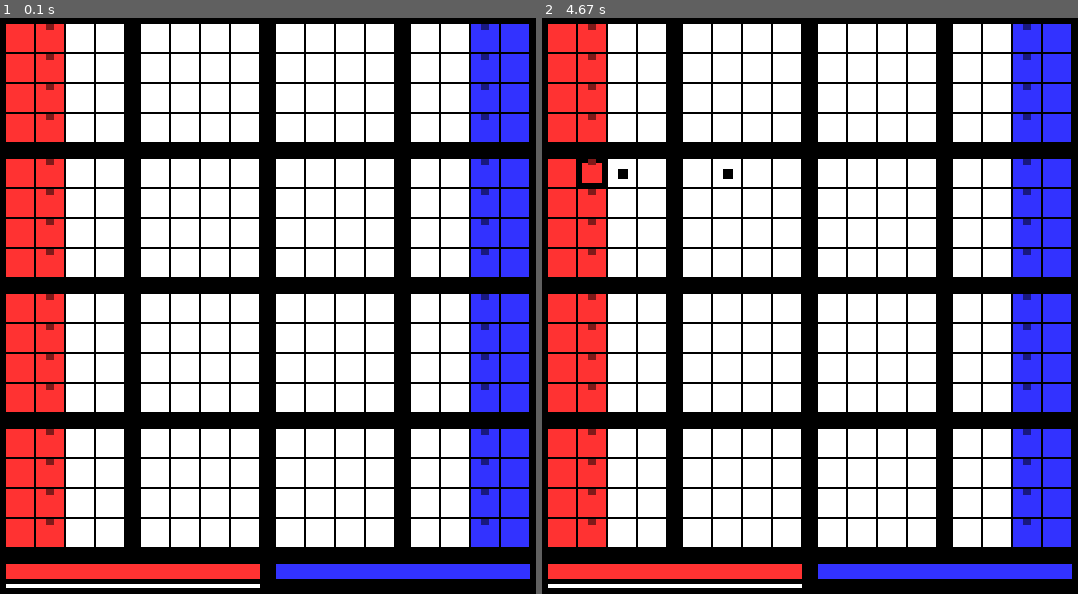
Above: before the commit, frames 1-2 (left to right).
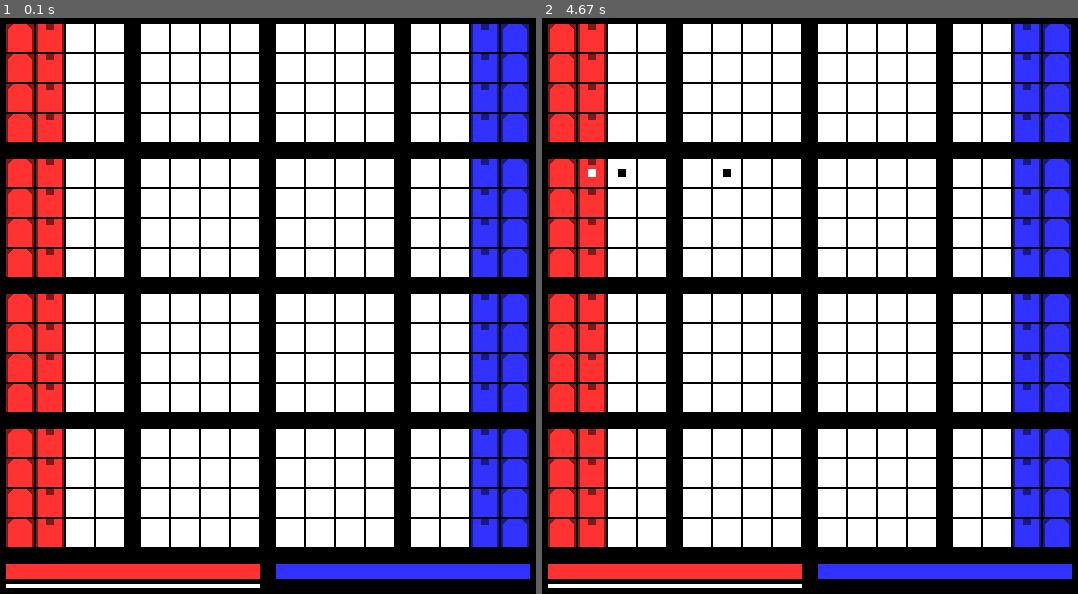
Above: after the commit, the same moments.

Repository: Shnob/4DChess
Game: pygame game, started from main.py
Two runs of this game, one before a commit and one after it. Both use one fixed random seed, a clock stepped at 60 frames per second and the inputs below.
Inputs (mouse positions are in pixels of both pictures, inside the frame that each line leads up to):
- Up to frame 1 (0.1 s): no input
- Up to frame 2 (4.67 s): click (600, 173) at 4.38 s

The runs differ from the first frame. In frame 1, 2.6% of the frame differs, in the area x 1-99%, y 1-92%; in frame 2, 2.8%.

Commit message:
Finished Skins

Diff:
--- a/main.py
+++ b/main.py
@@ -85,22 +85,25 @@
                             colour = (255, 50, 50)
                         else:
                             colour = (50, 50, 255)
-
                     dim = (colour[0]/2, colour[1]/2, colour[2]/2)
 
-                    if board[x][y][w][z].marked == 0:
-                        pygame.draw.rect(screen, colour, (offsetx + 30 * x, offsety + 30 * y, 28, 28))
-                    elif board[x][y][w][z].marked == 1:
-                        pygame.draw.rect(screen, colour, (offsetx + 30 * x, offsety + 30 * y, 28, 28))
-                        pygame.draw.rect(screen, (0, 0, 0), (offsetx + 30 * x + 10, offsety + 30 * y + 10, 10, 10))
-                    else:
-                        #pygame.draw.rect(screen, (50, 50, 50), (offsetx + 30 * x, offsety + 30 * y, 28, 28))
-                        pygame.draw.rect(screen, colour, (offsetx + 30 * x + 4, offsety + 30 * y + 4, 20, 20))
+                    pygame.draw.rect(screen, colour, (offsetx + 30 * x, offsety + 30 * y, 28, 28))
 
                     if board[x][y][w][z].skin == 0:
                         pygame.draw.rect(screen, dim, (offsetx + 30 * x + 4 + 6, offsety + 30 * y, 8, 6))
+                        pygame.draw.rect(screen, dim, (offsetx + 30 * x, offsety + 30 * y + 0, 2, 28))
+                        pygame.draw.rect(screen, dim, (offsetx + 30 * x + 26, offsety + 30 * y + 0, 2, 28))
                     elif board[x][y][w][z].skin == 1:
-                        pass
+                        pygame.draw.polygon(screen, dim, ((offsetx + 30 * x, offsety + 30 * y),(offsetx + 30 * x + 6, offsety + 30 * y),(offsetx + 30 * x, offsety + 30 * y + 6)))
+                        pygame.draw.polygon(screen, dim, ((offsetx + 30 * x+27, offsety + 30 * y),(offsetx + 30 * x + 27 - 6, offsety + 30 * y),(offsetx + 30 * x + 27, offsety + 30 * y + 6)))
+                        pygame.draw.rect(screen, dim, (offsetx + 30 * x, offsety + 30 * y + 0, 2, 28))
+                        pygame.draw.rect(screen, dim, (offsetx + 30 * x + 26, offsety + 30 * y + 0, 2, 28))
+
+                    if board[x][y][w][z].marked == 1: # black square centre
+                        pygame.draw.rect(screen, (0, 0, 0), (offsetx + 30 * x + 10, offsety + 30 * y + 10, 8, 8))
+                    elif board[x][y][w][z].marked == 2: # black outline
+                        pygame.draw.rect(screen, (255, 255, 255), (offsetx + 30 * x + 10, offsety + 30 * y + 10, 8, 8))
+
 
                     if turn == 0 :
                         pygame.draw.rect(screen, (255, 255, 255), (15, 575, 254, 4))
